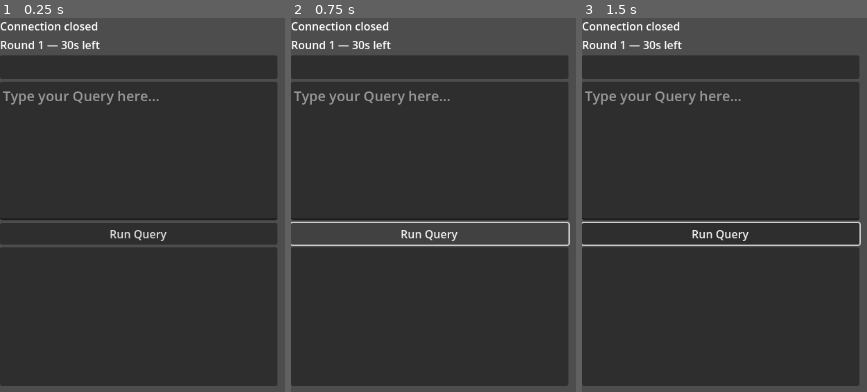
Above: before the commit, frames 1-3 (left to right).
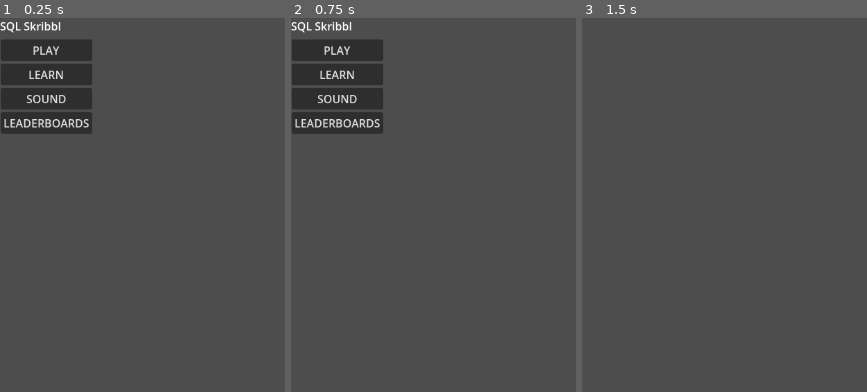
Above: after the commit, the same moments.

Repository: titangamingstudio/sql-skribbl-frontend
Game: Godot game, scene res://Scenes/MainMenu.tscn
Same seed, same stepped clock (60 frames per second), same inputs: the game is played once before the commit and once after it. Before the commit the project starts from res://Scenes/GameScene.tscn.tscn.
Inputs (mouse positions are in pixels of both pictures, inside the frame that each line leads up to):
- Up to frame 1 (0.25 s): no input
- Up to frame 2 (0.75 s): click (430, 234) at 0.5 s, where only the run before the commit has a clickable "Run Query"
- Up to frame 3 (1.5 s): click (627, 74) at 1.25 s, where only the run after the commit has a clickable "LEARN"

The runs differ from the first frame. In frame 1, 80% of the frame differs, in the area x 0-98%, y 1-99%; in frame 2, 76%; in frame 3, 84%.

Commit message:
sep-28-commit-1

Diff:
--- /dev/null
+++ b/sql-skribbl-frontend/Scenes/DifficultyMenu.tscn
@@ -0,0 +1,29 @@
+[gd_scene load_steps=2 format=3 uid="uid://bbctyis4mdp64"]
+
+[ext_resource type="Script" uid="uid://de2simypvnsxx" path="res://Scripts/difficulty_menu.gd" id="1_s2ra4"]
+
+[node name="DifficultyMenu" type="Control"]
+layout_mode = 3
+anchors_preset = 0
+script = ExtResource("1_s2ra4")
+
+[node name="VBoxContainer" type="VBoxContainer" parent="."]
+layout_mode = 0
+offset_right = 40.0
+offset_bottom = 40.0
+
+[node name="Beginner" type="Button" parent="VBoxContainer"]
+layout_mode = 2
+text = "Beginner"
+
+[node name="Intermediate" type="Button" parent="VBoxContainer"]
+layout_mode = 2
+text = "Intermediate"
+
+[node name="Advanced" type="Button" parent="VBoxContainer"]
+layout_mode = 2
+text = "Advanced"
+
+[node name="Back" type="Button" parent="VBoxContainer"]
+layout_mode = 2
+text = "Back"
--- a/sql-skribbl-frontend/Scenes/GameScene.tscn.tscn
+++ b/sql-skribbl-frontend/Scenes/GameScene.tscn
@@ -1,10 +1,10 @@
 [gd_scene load_steps=2 format=3 uid="uid://dbq4vbao8qlr4"]
 
-[ext_resource type="Script" uid="uid://7gohgmhmd0jm" path="res://ws_client.gd" id="1_ngfi6"]
+[ext_resource type="Script" uid="uid://7gohgmhmd0jm" path="res://Scripts/ws_client.gd" id="1_2wl7v"]
 
 [node name="GameScene_tscn" type="VBoxContainer"]
 alignment = 1
-script = ExtResource("1_ngfi6")
+script = ExtResource("1_2wl7v")
 
 [node name="StatusLabel" type="Label" parent="."]
 layout_mode = 2
--- /dev/null
+++ b/sql-skribbl-frontend/Scenes/JoinGame.tscn
@@ -0,0 +1,30 @@
+[gd_scene load_steps=2 format=3 uid="uid://5ojlcrj1g5qc"]
+
+[ext_resource type="Script" uid="uid://c10sm8ayjrgsg" path="res://Scripts/join_game.gd" id="1_x5ato"]
+
+[node name="JoinGame" type="Control"]
+layout_mode = 3
+anchors_preset = 0
+script = ExtResource("1_x5ato")
+
+[node name="VBoxContainer" type="VBoxContainer" parent="."]
+layout_mode = 0
+offset_right = 40.0
+offset_bottom = 40.0
+
+[node name="Username_input" type="LineEdit" parent="VBoxContainer"]
+layout_mode = 2
+
+[node name="Number_of_rounds" type="SpinBox" parent="VBoxContainer"]
+layout_mode = 2
+
+[node name="Time_per_round_in_seconds" type="SpinBox" parent="VBoxContainer"]
+layout_mode = 2
+
+[node name="StartGame" type="Button" parent="VBoxContainer"]
+layout_mode = 2
+text = "Start Game"
+
+[node name="Back" type="Button" parent="VBoxContainer"]
+layout_mode = 2
+text = "Back"
--- /dev/null
+++ b/sql-skribbl-frontend/Scenes/Leaderboard.tscn
@@ -0,0 +1,8 @@
+[gd_scene format=3 uid="uid://de8xpfeij8rtb"]
+
+[node name="Leaderboard" type="Node2D"]
+
+[node name="Label" type="Label" parent="."]
+offset_right = 40.0
+offset_bottom = 23.0
+text = "\"Coming Soon…\""
--- /dev/null
+++ b/sql-skribbl-frontend/Scenes/LearnMenu.tscn
@@ -0,0 +1,10 @@
+[gd_scene format=3 uid="uid://dt77hw8lkpiv4"]
+
+[node name="LearnMenu" type="Node2D"]
+
+[node name="ScrollContainer" type="ScrollContainer" parent="."]
+offset_right = 40.0
+offset_bottom = 40.0
+
+[node name="Label" type="Label" parent="ScrollContainer"]
+layout_mode = 2
--- /dev/null
+++ b/sql-skribbl-frontend/Scenes/MainMenu.tscn
@@ -0,0 +1,37 @@
+[gd_scene load_steps=2 format=3 uid="uid://b7252r74qqke3"]
+
+[ext_resource type="Script" uid="uid://xxd833llx4l" path="res://Scripts/MainMenu.gd" id="1_tt5f1"]
+
+[node name="MainMenu" type="Control"]
+layout_mode = 3
+anchors_preset = 0
+script = ExtResource("1_tt5f1")
+
+[node name="Title" type="Label" parent="."]
+layout_mode = 0
+offset_right = 40.0
+offset_bottom = 23.0
+text = "SQL Skribbl"
+
+[node name="VBoxContainer" type="VBoxContainer" parent="."]
+layout_mode = 0
+offset_left = 1.0
+offset_top = 31.0
+offset_right = 133.0
+offset_bottom = 167.0
+
+[node name="Play" type="Button" parent="VBoxContainer"]
+layout_mode = 2
+text = "PLAY"
+
+[node name="Learn" type="Button" parent="VBoxContainer"]
+layout_mode = 2
+text = "LEARN"
+
+[node name="Sound" type="Button" parent="VBoxContainer"]
+layout_mode = 2
+text = "SOUND"
+
+[node name="Leaderboards" type="Button" parent="VBoxContainer"]
+layout_mode = 2
+text = "LEADERBOARDS"
--- /dev/null
+++ b/sql-skribbl-frontend/Scenes/PlayMenu.tscn
@@ -0,0 +1,25 @@
+[gd_scene load_steps=2 format=3 uid="uid://cuv3rd5wi5qhu"]
+
+[ext_resource type="Script" uid="uid://slyx2s8t064f" path="res://Scripts/play_menu.gd" id="1_1188h"]
+
+[node name="PlayMenu" type="Control"]
+layout_mode = 3
+anchors_preset = 0
+script = ExtResource("1_1188h")
+
+[node name="VBoxContainer" type="VBoxContainer" parent="."]
+layout_mode = 0
+offset_right = 40.0
+offset_bottom = 40.0
+
+[node name="Multiplayer" type="Button" parent="VBoxContainer"]
+layout_mode = 2
+text = "MULTIPLAYER"
+
+[node name="SinglePlayer" type="Button" parent="VBoxContainer"]
+layout_mode = 2
+text = "SINGLE PLAYER"
+
+[node name="Back" type="Button" parent="VBoxContainer"]
+layout_mode = 2
+text = "BACK"
--- /dev/null
+++ b/sql-skribbl-frontend/Scripts/GameState.gd
@@ -0,0 +1,27 @@
+extends Node
+
+var ws := WebSocketPeer.new()
+var connected := false
+var current_question_id: String = ""
+
+
+func connect_to_server():
+	var err = ws.connect_to_url("wss://sql-skribbl-backend.onrender.com/")
+	if err != OK:
+		push_error("WebSocket connect failed")
+	else:
+		connected = true
+
+func send_message(data: Dictionary):
+	if not connected: return
+	var text = JSON.stringify(data)
+	ws.send_text(text)
+
+func poll():
+	if not connected: return
+	ws.poll()
+	while ws.get_available_packet_count() > 0:
+		var pkt = ws.get_packet().get_string_from_utf8()
+		var msg = JSON.parse_string(pkt)
+		if msg:
+			get_tree().call_group("network_listeners", "_on_network_message", msg)
--- /dev/null
+++ b/sql-skribbl-frontend/Scripts/Global.gd
@@ -0,0 +1,6 @@
+extends Node
+
+var username = ""
+var selected_difficulty = "beginner"
+var num_rounds = 5
+var round_time = 45
--- /dev/null
+++ b/sql-skribbl-frontend/Scripts/MainMenu.gd
@@ -0,0 +1,20 @@
+extends Control
+
+func _ready():
+	$VBoxContainer/Play.pressed.connect(_on_play_pressed)
+	$VBoxContainer/Learn.pressed.connect(_on_learn_pressed)
+	$VBoxContainer/Leaderboards.pressed.connect(_on_leaderboard_pressed)
+	$VBoxContainer/Sound.pressed.connect(_on_sound_pressed)
+
+func _on_play_pressed():
+	get_tree().change_scene_to_file("res://scenes/PlayMenu.tscn")
+
+func _on_learn_pressed():
+	get_tree().change_scene_to_file("res://scenes/LearnMenu.tscn")
+
+func _on_leaderboard_pressed():
+	get_tree().change_scene_to_file("res://scenes/Leaderboard.tscn")
+
+func _on_sound_pressed():
+	# TODO: toggle audio mute later
+	print("Sound toggle")
--- /dev/null
+++ b/sql-skribbl-frontend/Scripts/difficulty_menu.gd
@@ -0,0 +1,17 @@
+extends Control
+var chosen_difficulty = ""
+
+func _ready():
+	$VBoxContainer/Beginner.pressed.connect(func(): _select_difficulty("beginner"))
+	$VBoxContainer/Intermediate.pressed.connect(func(): _select_difficulty("intermediate"))
+	$VBoxContainer/Advanced.pressed.connect(func(): _select_difficulty("advanced"))
+	$VBoxContainer/Back.pressed.connect(_on_back_pressed)
+
+func _select_difficulty(diff: String):
+	chosen_difficulty = diff
+	# Store difficulty in autoload (global state)
+	Global.selected_difficulty = diff
+	get_tree().change_scene_to_file("res://scenes/JoinGame.tscn")
+
+func _on_back_pressed():
+	get_tree().change_scene_to_file("res://scenes/PlayMenu.tscn")
--- /dev/null
+++ b/sql-skribbl-frontend/Scripts/join_game.gd
@@ -0,0 +1,19 @@
+extends Control
+
+@onready var username_input = $VBoxContainer/Username_input
+@onready var rounds_input = $VBoxContainer/Number_of_rounds
+@onready var timer_input = $VBoxContainer/Time_per_round_in_seconds
+
+func _ready():
+	$VBoxContainer/StartGame.pressed.connect(_on_start_pressed)
+	$VBoxContainer/Back.pressed.connect(_on_back_pressed)
+
+func _on_start_pressed():
+	Global.username = username_input.text
+	Global.num_rounds = rounds_input.value
+	Global.round_time = timer_input.value
+	print("Joining game as %s, %s rounds, %s seconds" % [Global.username, Global.num_rounds, Global.round_time])
+	get_tree().change_scene_to_file("res://scenes/GameScene.tscn")
+
+func _on_back_pressed():
+	get_tree().change_scene_to_file("res://scenes/DifficultyMenu.tscn")
--- /dev/null
+++ b/sql-skribbl-frontend/Scripts/play_menu.gd
@@ -0,0 +1,15 @@
+extends Control
+
+func _ready():
+	$VBoxContainer/Multiplayer.pressed.connect(_on_multiplayer_pressed)
+	$VBoxContainer/SinglePlayer.pressed.connect(_on_singleplayer_pressed)
+	$VBoxContainer/Back.pressed.connect(_on_back_pressed)
+
+func _on_multiplayer_pressed():
+	get_tree().change_scene_to_file("res://scenes/DifficultyMenu.tscn")
+
+func _on_singleplayer_pressed():
+	get_tree().change_scene_to_file("res://scenes/DifficultyMenu.tscn")
+
+func _on_back_pressed():
+	get_tree().change_scene_to_file("res://scenes/MainMenu.tscn")
--- /dev/null
+++ b/sql-skribbl-frontend/Scripts/ws_client.gd
@@ -0,0 +1,113 @@
+extends Node
+
+var ws := WebSocketPeer.new()
+var connected := false
+var current_question_id: String = ""   # start as empty string
+
+@onready var status_label := $StatusLabel
+@onready var round_label := $RoundLabel
+@onready var question_label := $QuestionBox/QuestionLabel
+@onready var sql_input := $SqlInput
+@onready var run_button := $RunButton
+@onready var result_label := $ResultBox/ResultLabel
+
+# Timer state
+var round_time: int = 0     # total seconds per round (set by server)
+var time_left: float = 0.0  # countdown
+var round_active: bool = false
+
+func _ready():
+	var url : String
+	if OS.has_feature("web"):
+		url = "wss://sql-skribbl-backend.onrender.com"  # hosted backend
+	else:
+		url = "ws://127.0.0.1:3000"   # local dev server
+	status_label.text = "Connecting to: " + url
+
+	var err = ws.connect_to_url(url)
+	if err != OK:
+		status_label.text = "Unable to connect!"
+	set_process(true)
+
+	# Connect RunButton pressed
+	run_button.pressed.connect(_on_run_button_pressed)
+
+func _process(delta):
+	ws.poll()
+
+	var status = ws.get_ready_state()
+	if status == WebSocketPeer.STATE_OPEN and not connected:
+		connected = true
+		status_label.text = "Connected to server!"
+
+		# 🔹 Send join request once connected
+		var join_msg = {
+			"type": "join_single",
+			"username": "Rohit",           # TODO: replace with Global.username
+			"difficulty": "beginner"       # TODO: replace with Global.difficulty
+		}
+		ws.send_text(JSON.stringify(join_msg))
+
+	elif status == WebSocketPeer.STATE_CLOSED:
+		status_label.text = "Connection closed"
+
+	# 🔹 Countdown handling
+	if round_active:
+		time_left -= delta
+		if time_left > 0:
+			round_label.text = "⏱ " + str(int(time_left)) + "s left"
+		else:
+			round_label.text = "⏱ Time up!"
+			round_active = false
+			run_button.disabled = true
+
+	while ws.get_available_packet_count() > 0:
+		var pkt = ws.get_packet().get_string_from_utf8()
+		_on_message(pkt)
+
+func _on_message(msg: String) -> void:
+	var json = JSON.new()
+	var err = json.parse(msg)
+	if err == OK:
+		var obj = json.data
+
+		if obj.has("type") and obj.type == "question":
+			# backend sends: { type:"question", question_id, prompt, round_time }
+			current_question_id = obj.question_id
+			question_label.text = str(obj.prompt)
+			result_label.text = ""
+
+			# 🔹 Start new round timer using server value
+			if obj.has("round_time"):
+				round_time = int(obj.round_time)
+			else:
+				round_time = 30  # fallback
+			time_left = float(round_time)
+			round_active = true
+			run_button.disabled = false
+
+		elif obj.has("type") and obj.type == "validation_result":
+			if obj.verdict == "ok":
+				var rows_text = ""
+				for row in obj.rows:
+					rows_text += str(row) + "\n"
+				result_label.text = "✅ Correct!\n" + rows_text
+				if obj.has("first_correct") and obj.first_correct:
+					result_label.text += "\n🥇 First correct!"
+			else:
+				result_label.text = "❌ Wrong\nExpected:\n" + str(obj.expected)
+
+		elif obj.has("type") and obj.type == "error":
+			result_label.text = "⚠️ Error: " + str(obj.message)
+	else:
+		print("JSON parse error:", err)
+
+func _on_run_button_pressed() -> void:
+	if not connected or current_question_id == "":
+		return
+	var payload = {
+		"type": "submit_sql",
+		"sql": sql_input.text,
+		"question_id": current_question_id
+	}
+	ws.send_text(JSON.stringify(payload))
--- a/sql-skribbl-frontend/project.godot
+++ b/sql-skribbl-frontend/project.godot
@@ -11,9 +11,13 @@
 [application]
 
 config/name="sql-skribbl-frontend"
-run/main_scene="uid://dbq4vbao8qlr4"
+run/main_scene="uid://b7252r74qqke3"
 config/features=PackedStringArray("4.5", "GL Compatibility")
 config/icon="res://icon.svg"
+
+[autoload]
+
+Global="*res://Scripts/Global.gd"
 
 [rendering]
 
--- a/sql-skribbl-frontend/ws_client.gd
+++ /dev/null
@@ -1,72 +0,0 @@
-extends Node
-
-var ws := WebSocketPeer.new()
-var connected := false
-
-@onready var status_label := $StatusLabel
-@onready var question_label := $QuestionBox/QuestionLabel
-@onready var sql_input := $SqlInput
-@onready var run_button := $RunButton
-@onready var result_label := $ResultBox/ResultLabel
-
-func _ready():
-	var url : String
-	if OS.has_feature("web"):
-		# Running in browser (HTML5 export)
-		url = "wss://sql-skribbl-backend.onrender.com/"
-	else:
-		# Running inside Godot editor/native
-		url = "ws://127.0.0.1:3000"   # local dev server
-	status_label.text = "Connecting to: " + url
-
-	var err = ws.connect_to_url(url)
-	if err != OK:
-		status_label.text = "Unable to connect!"
-	set_process(true)
-
-	# Connect RunButton pressed
-	run_button.pressed.connect(_on_run_button_pressed)
-
-func _process(_delta):
-	ws.poll()
-
-	var status = ws.get_ready_state()
-	if status == WebSocketPeer.STATE_OPEN and not connected:
-		connected = true
-		status_label.text = "Connected to server!"
-	elif status == WebSocketPeer.STATE_CLOSED:
-		status_label.text = "Connection closed"
-
-	while ws.get_available_packet_count() > 0:
-		var pkt = ws.get_packet().get_string_from_utf8()
-		_on_message(pkt)
-
-func _on_message(msg: String) -> void:
-	var json = JSON.new()
-	var err = json.parse(msg)
-	if err == OK:
-		var obj = json.data
-		# Show question text
-		if obj.has("type") and obj.type == "question":
-			question_label.text = str(obj.text)
-		# Show validation result
-		elif obj.has("type") and obj.type == "validation_result":
-			if obj.verdict == "ok":
-				var rows_text = ""
-				for row in obj.rows:
-					rows_text += str(row) + "\n"
-				result_label.text = "✅ Correct!\n" + rows_text
-			else:
-				result_label.text = "❌ Error: " + str(obj.message)
-	else:
-		print("JSON parse error:", err)
-
-func _on_run_button_pressed() -> void:
-	if not connected:
-		return
-	var payload = {
-		"type": "submit_sql",
-		"sql": sql_input.text
-	}
-	var txt = JSON.stringify(payload)
-	ws.send_text(txt)
Not shown, added: sql-skribbl-frontend/Scripts/GameState.gd.uid
Not shown, added: sql-skribbl-frontend/Scripts/Global.gd.uid
Not shown, added: sql-skribbl-frontend/Scripts/MainMenu.gd.uid
Not shown, added: sql-skribbl-frontend/Scripts/difficulty_menu.gd.uid
Not shown, added: sql-skribbl-frontend/Scripts/join_game.gd.uid
Not shown, added: sql-skribbl-frontend/Scripts/play_menu.gd.uid
Renamed: sql-skribbl-frontend/ws_client.gd.uid -> sql-skribbl-frontend/Scripts/ws_client.gd.uid
Not shown, changed: docs/index.pck
